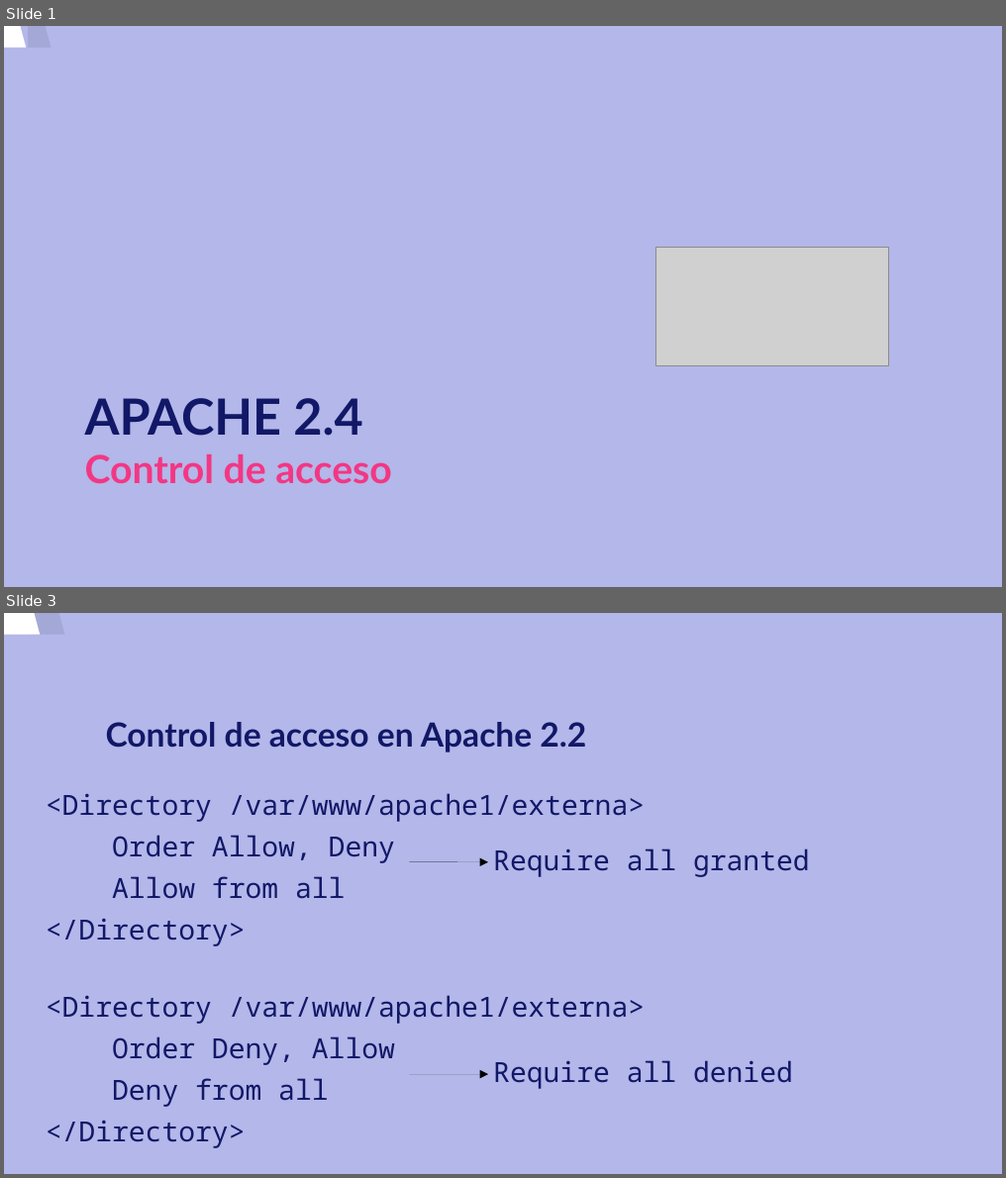
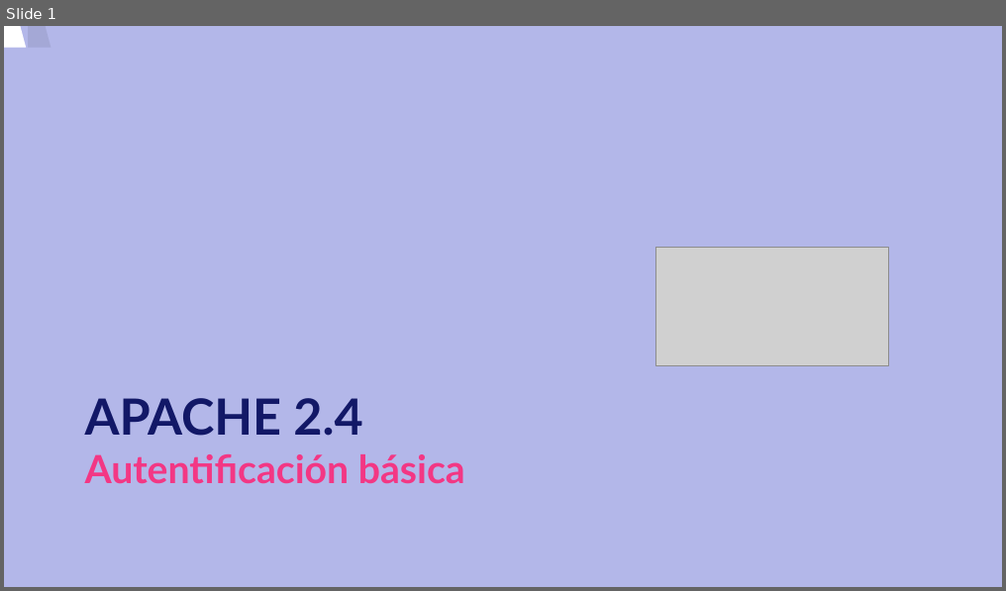
Before and after one commit to josedom24/curso_apache24, a slide deck: curso/u16/u16.odp. Shown one above the other, each under a label of ours: slides 1 and 3 before the commit, slide 1 after it; the slides between them are not shown. The pictures are 1006x1178 and 1006x591 pixels, drawn with LibreOffice and Linux fonts; fonts in the diff are those of the drawing; grey boxes stand for pictures. Boxes give left, top, right and bottom in pixels: in the first picture for what was removed or moved away, otherwise in the second. Text is boxed around its words. In the diff, an @@ line names an element or a change of style, - is before the commit and + after.

```diff
--- a/curso/u16/u16.odp
+++ b/curso/u16/u16.odp
@@ slide 3 removed at bbox=[4, 613, 1002, 1174], background #B3B7E9 @@
@@ freeform shape removed at bbox=[4, 613, 902, 1174] @@
@@ freeform shape removed at bbox=[29, 613, 927, 1174] @@
@@ title removed at bbox=[106, 722, 586, 753] @@
-Control de acceso en Apache 2.2
@@ text removed at bbox=[46, 793, 645, 947] @@
-<Directory /var/www/apache1/externa>
-Order Allow, Deny
-Allow from all
-</Directory>
@@ text removed at bbox=[493, 849, 810, 877] @@
-Require all granted
@@ arrow removed from (409, 862) to (488, 862) @@
@@ text removed at bbox=[46, 995, 645, 1149] @@
-<Directory /var/www/apache1/externa>
-Order Deny, Allow
-Deny from all
-</Directory>
@@ arrow removed from (409, 1074) to (488, 1074) @@
@@ text removed at bbox=[493, 1060, 793, 1089] @@
-Require all denied
@@ slide 1 changed as well @@
@@ title at bbox=[85, 398, 465, 483]: text changed @@
-APACHE 2.4
-Control de acceso
+APACHE 2.4
+Autentificación básica
```
Also in this commit, not shown: 3 slides added, 2 other slides removed, 1 other file.
